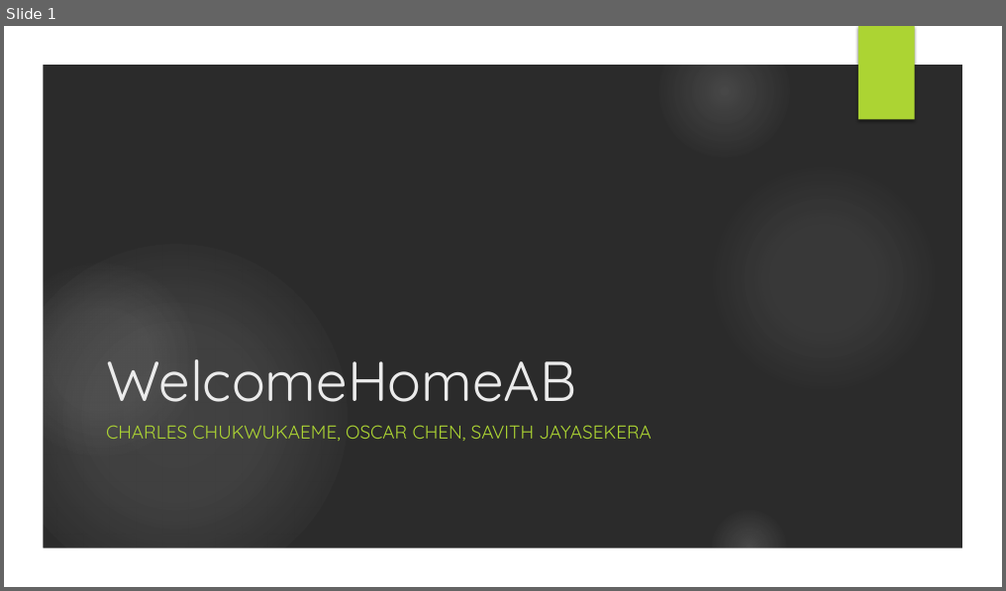
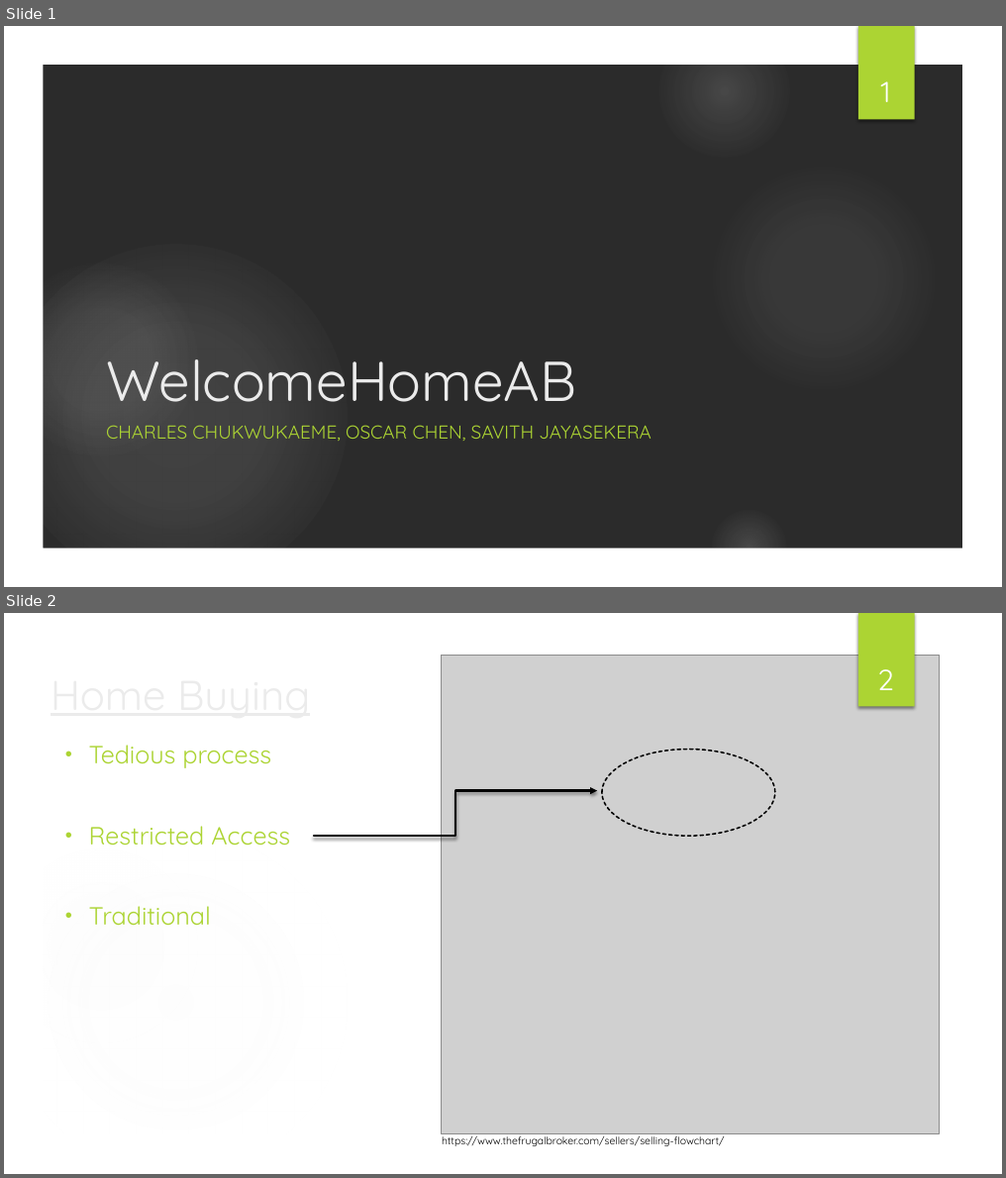
Before and after one commit to savithcj/HouseListingAB, a slide deck: Presentation/WelcomeHomeAB.pptx. Shown one above the other, each under a label of ours: slide 1 before the commit, slides 1 and 2 after it. The pictures are 1006x591 and 1006x1178 pixels, drawn with LibreOffice and Linux fonts; fonts in the diff are those of the drawing; grey boxes stand for pictures; background and template pictures are left out; a plain dark background stands for a picture behind light text. Boxes give left, top, right and bottom in pixels: in the first picture for what was removed or moved away, otherwise in the second. Text is boxed around its words. In the diff, an @@ line names an element or a change of style, - is before the commit and + after.

```diff
--- a/Presentation/WelcomeHomeAB.pptx
+++ b/Presentation/WelcomeHomeAB.pptx
@@ slide 2 added at <box>4,613,1002,1174</box>, background picture (left out); not listed: 5 template elements that a slide beside it also shows @@
@@ group added at <box>4,613,1002,1174</box>: 4 ellipses, 3 freeform shapes, 1 rectangle @@
@@ rectangle added at <box>858,613,915,707</box>, fill #ACD433 @@
@@ title added at <box>43,652,380,736</box>, 40 pt, text #EBEBEB, underline @@
+Home Buying
@@ picture added at <box>441,655,939,1134</box> @@
@@ page number added at <box>877,669,894,690</box>, 28 pt, text #FFFFFF @@
+2
@@ text added at <box>89,745,290,926</box>, 24 pt, text #ACD433 @@
+• Tedious process
+• Restricted Access
+• Traditional
@@ ellipse added at <box>602,750,775,836</box>, outline #000000 1.5 pt dashed @@
@@ freeform shape added at <box>698,738,971,819</box>, fill #FFFFFF at 20% opacity @@
@@ freeform shape added at <box>42,765,964,1137</box>, fill #FFFFFF @@
@@ elbow arrow added from (314, 836) to (597, 791), #000000 2.25 pt @@
@@ text added at <box>442,1134,725,1147</box>, 10 pt, text #000000 @@
+https://www.thefrugalbroker.com/sellers/selling-flowchart/
@@ slide 1 changed as well @@
@@ page number added at <box>881,81,891,102</box>, 28 pt, text #FFFFFF @@
+1
```
Also in this commit, not shown: 4 other slides changed, 1 other slide added, 3 slides removed, 1 other file.
